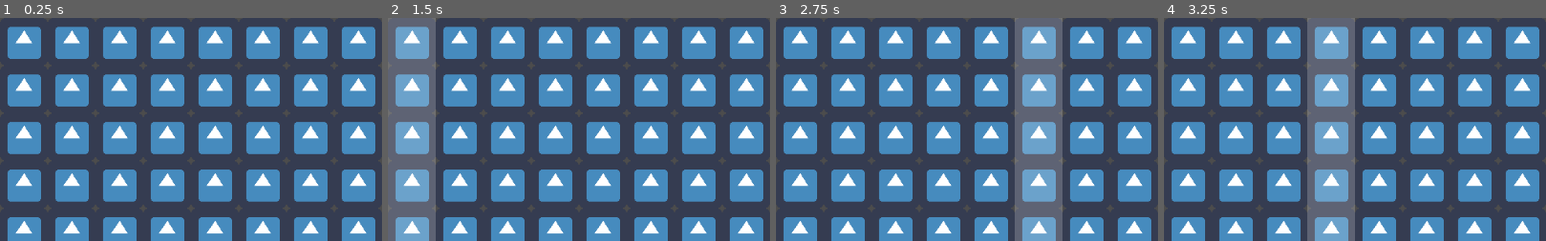
Above: before the commit, frames 1-4 (left to right).
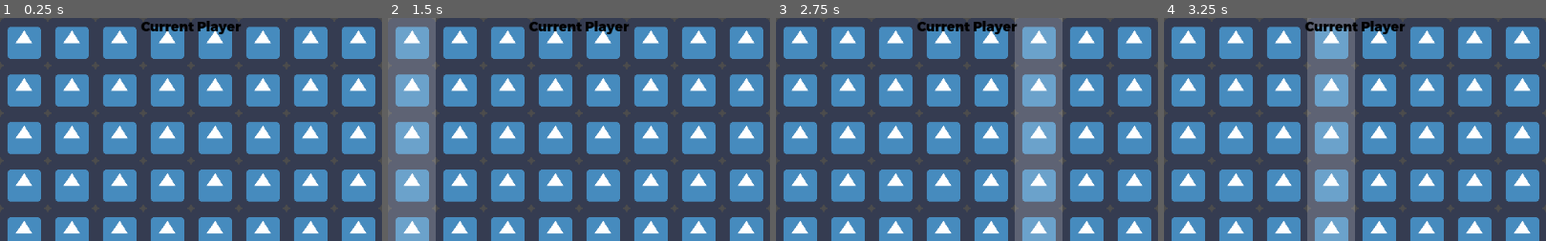
Above: after the commit, the same moments.

Repository: kybek/disconnect
Game: Godot game, scene res://src/world.tscn
Two runs of this game, one before a commit and one after it. Both use one fixed random seed, a clock stepped at 60 frames per second and the inputs below. This scene is started directly instead of the project's main scene. The engine's default icon, where the game draws it, is replaced by a stand-in: a white triangle on a blue panel in a dark square.
Inputs (mouse positions are % of the whole screen's width and height, from its top left):
- Up to frame 1 (0.25 s): no input
- Up to frame 2 (1.5 s): tap Enter at 0.5 s; move the mouse to (72, 45) at 0.52 s; tap Space (ui_select) at 0.77, 1.25 s; move the mouse to (30, 55) at 1.27 s
- Up to frame 3 (2.75 s): tap Space (ui_select) at 1.52 s; tap Enter at 2 s; move the mouse to (60, 28) at 2.02 s
- Up to frame 4 (3.25 s): tap Space (ui_select) at 2.75, 3.02 s; move the mouse to (45, 70) at 2.77 s
The pictures show only the part of the screen within x 25-75%, y 0-50%; the shares and areas given below are measured in that part.

The runs differ from the first frame. In frame 1, 0.7% of the frame differs, in the area x 37-63%, y 1-8%; in frame 2, 0.7%; in frame 3, 0.7%; in frame 4, 0.7%.

Commit message:
Visual improvements

Diff:
--- a/src/score.gd
+++ b/src/score.gd
@@ -23,7 +23,7 @@
 	pl.label.set_text(pl.name + "\n" + str(pl.score))
 
 func add_player(id, new_player_name):
-	var l = Label.new()
+	var l : Label = Label.new()
 	l.set_align(Label.ALIGN_CENTER)
 	l.set_text(new_player_name + "\n" + "0")
 	l.set_h_size_flags(SIZE_EXPAND_FILL)
@@ -31,12 +31,43 @@
 	font.set_size(18)
 	font.set_font_data(preload("res://assets/montserrat.otf"))
 	l.add_font_override("font", font)
+	l.set("custom_colors/font_color", Color(0.0, 0.0, 0.0, 1.0))
 	add_child(l)
 
 	player_labels[id] = { name = new_player_name, label = l, score = 0 }
 
+
+
+func update_current_player():
+	var current_turn := gamestate.current_turn
+	var current_player := ""
+
+	current_turn += 1
+
+	for pl in gamestate.players:
+		if current_turn <= 0:
+			break
+
+		current_player = pl
+		current_turn -= 1
+
+	get_node("current_player").set_text("Current Player\n" + current_player)
+
 func _ready():
 #	get_node("../winner").hide()
+
+	var l : Label = Label.new()
+	l.name = "current_player"
+	l.set_align(Label.ALIGN_CENTER)
+	l.set_text("Current Player\n")
+	l.set_h_size_flags(SIZE_EXPAND_FILL)
+	var font = DynamicFont.new()
+	font.set_size(18)
+	font.set_font_data(preload("res://assets/montserrat.otf"))
+	l.add_font_override("font", font)
+	l.set("custom_colors/font_color", Color(0.0, 0.0, 0.0, 1.0))
+	add_child(l)
+
 	set_process(true)
 
 func _on_exit_game_pressed():
--- a/src/world.tscn
+++ b/src/world.tscn
@@ -52,8 +52,4 @@
 size_flags_horizontal = 2
 size_flags_vertical = 2
 script = ExtResource( 4 )
-
-[node name="current_turn" type="Label" parent="score"]
-margin_top = 13.0
-margin_bottom = 27.0
 [connection signal="increase_score" from="board" to="score" method="_on_board_increase_score"]
Not shown: 2 places in src/world.tscn that only renumber resources
